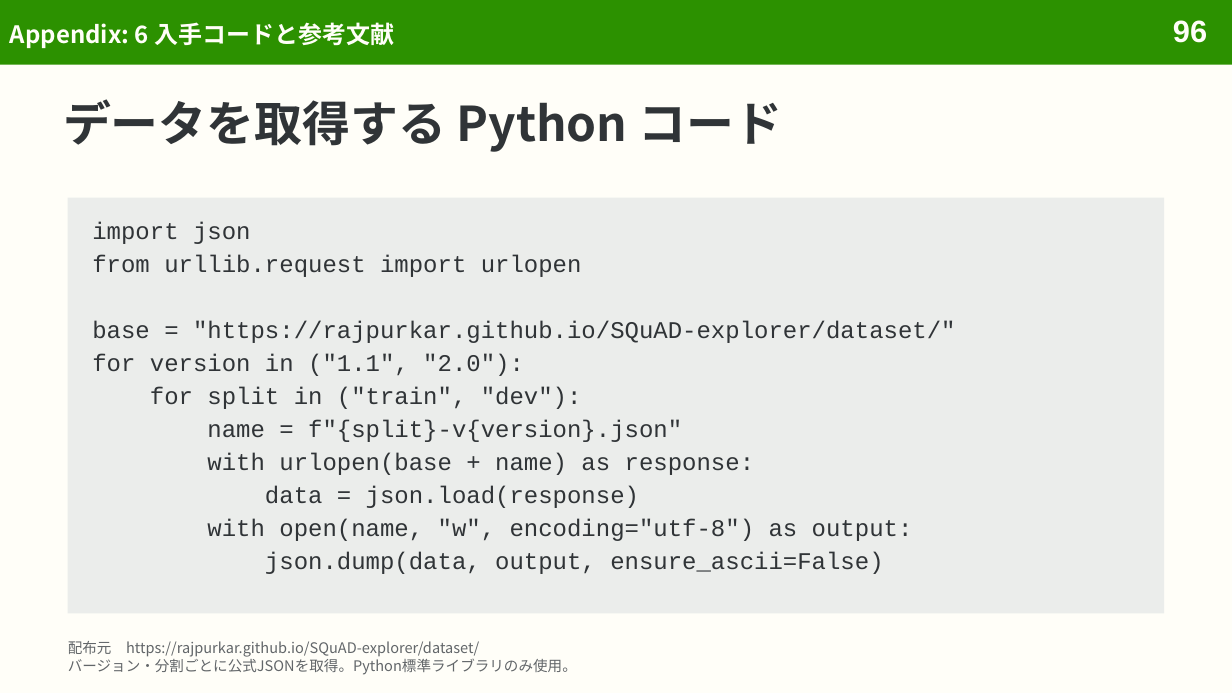
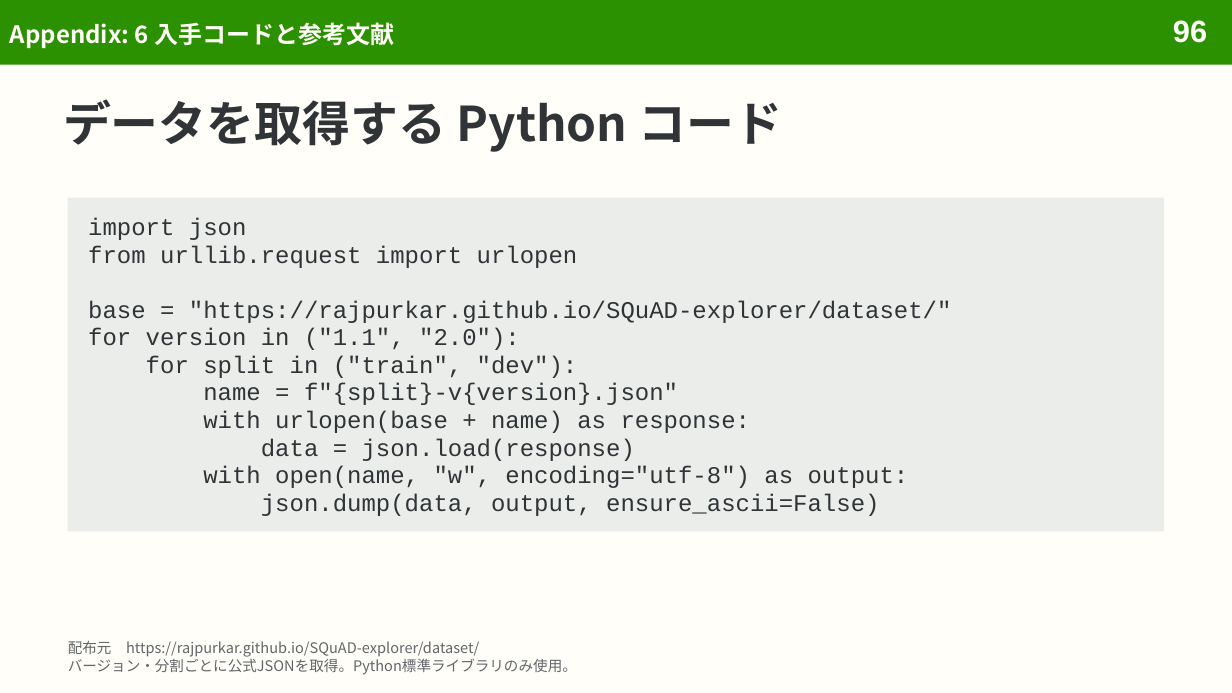
Before and after one commit to sasakiy84/datasets-in-10-minutes, a slide deck: slide 96 of slides/datasets-in-10-minutes-squad.pptx. Drawn at 1232x693 pixels with LibreOffice and Linux fonts; fonts in the diff are those of the drawing. Boxes give left, top, right and bottom in pixels: in the first picture for what was removed or moved away, otherwise in the second. Text is boxed around its words. In the diff, an @@ line names an element or a change of style, - is before the commit and + after.

Commit message:
Show UCF101 temporal examples and explain data units and references

```diff
--- a/slides/datasets-in-10-minutes-squad.pptx
+++ b/slides/datasets-in-10-minutes-squad.pptx
@@ rectangle: place and size @@
-rectangle at box(68, 197, 1164, 614)
+rectangle at box(68, 197, 1164, 531)
@@ text at box(88, 218, 952, 516): text changed @@
-import json
-from urllib.request import urlopen
-base = "https://rajpurkar.github.io/SQuAD-explorer/dataset/"
-for version in ("1.1", "2.0"):
-for split in ("train", "dev"):
-name = f"{split}-v{version}.json"
-with urlopen(base + name) as response:
-data = json.load(response)
-with open(name, "w", encoding="utf-8") as output:
-json.dump(data, output, ensure_ascii=False)
+import json
+from urllib.request import urlopen
+base = "https://rajpurkar.github.io/SQuAD-explorer/dataset/"
+for version in ("1.1", "2.0"):
+for split in ("train", "dev"):
+name = f"{split}-v{version}.json"
+with urlopen(base + name) as response:
+data = json.load(response)
+with open(name, "w", encoding="utf-8") as output:
+json.dump(data, output, ensure_ascii=False)
```
Also in this commit, not shown: 5 other slides changed, 10 other files.
